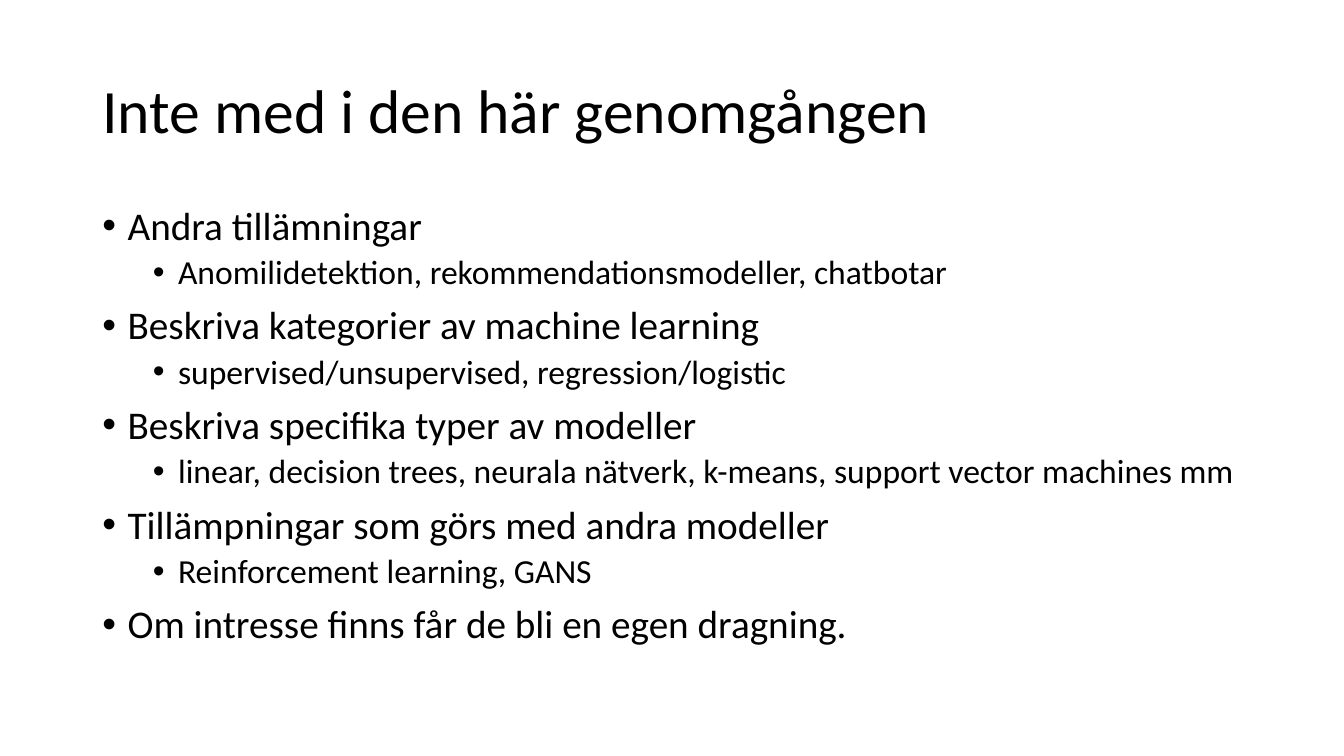
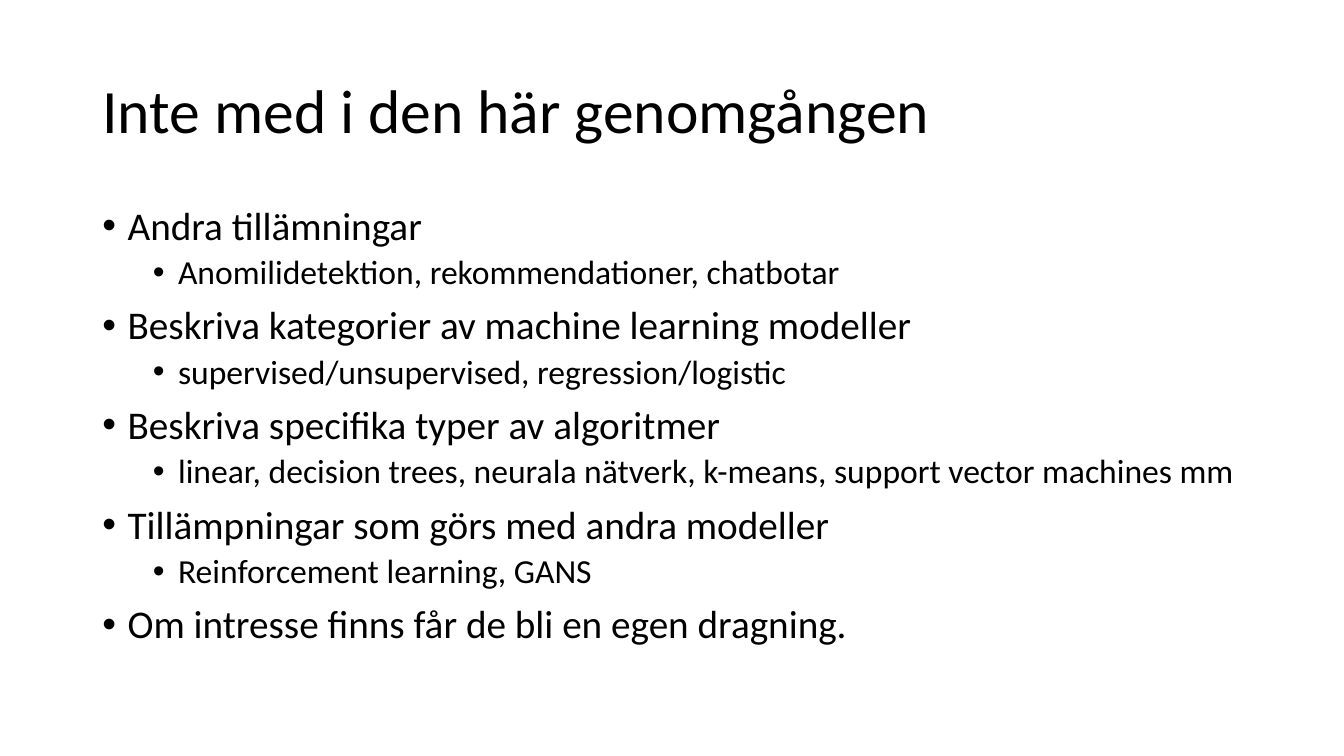
Before and after one commit to niklas3000/DataScience, a slide deck: slide 4 of Machine learning for dummies/Presentation/Machine learning AI och Data Science.pptx. Drawn at 1344x756 pixels with LibreOffice and Linux fonts; fonts in the diff are those of the drawing. Boxes give left, top, right and bottom in pixels: in the first picture for what was removed or moved away, otherwise in the second. Text is boxed around its words. In the diff, an @@ line names an element or a change of style, - is before the commit and + after.

```diff
--- a/Machine learning for dummies/Presentation/Machine learning AI och Data Science.pptx
+++ b/Machine learning for dummies/Presentation/Machine learning AI och Data Science.pptx
@@ text at [128,260,911,346]: text changed @@
-  • Anomilidetektion, rekommendationsmodeller, chatbotar
-• Beskriva kategorier av machine learning
+  • Anomilidetektion, rekommendationer, chatbotar
+• Beskriva kategorier av machine learning modeller
@@ text at [128,411,720,446]: text changed @@
-• Beskriva specifika typer av modeller
+• Beskriva specifika typer av algoritmer
```
Also in this commit, not shown: 2 other slides changed, 1 slide added, 2 other files.
